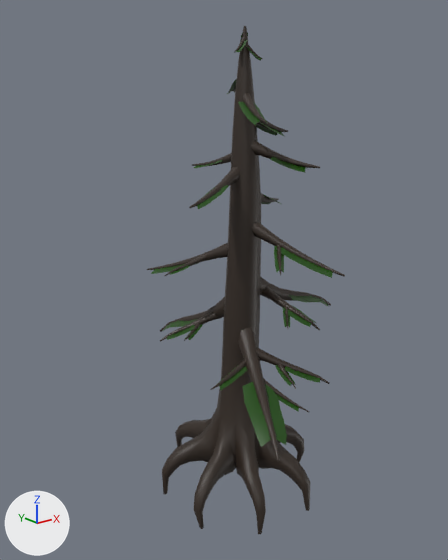
The FBX model workers/unity/Assets/3D/Environment/Trees/FirHealthy.fbx, before and after one commit.
The view is the same before and after, from a 50 mm lens placed at (-4.66, -5.48, 4.72), pointed at (-0.14, 0.17, 2.46). Arrows for +X, +Y and +Z are at lower left; the lights stay in place. Where no turn or scale is listed for an object, it has been applied to the vertices.

Objects in the first picture: 'mTreeHealthy'.
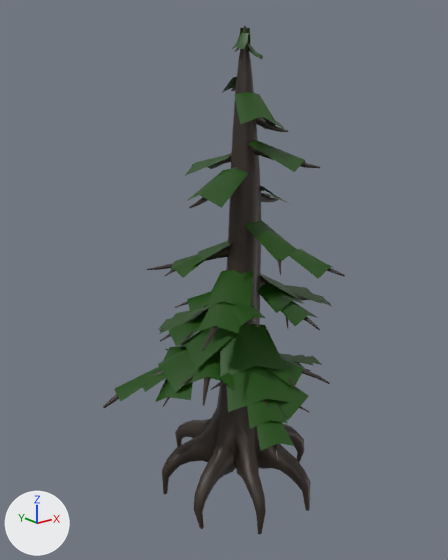
Where the newer file only moved an object's origin or applied its transform, the numbers keep the older frame.

Where the change shows, as pixel boxes [x1, y1, x2, y2] in the pictures (448 x 560 px):
'mTreeHealthy', reshaped (22% wider)
    before: [146, 26, 345, 534]
    after: [103, 26, 345, 534]
part 1 of me_mesh, rebuilt
    before: [227, 80, 236, 94]
    after: [222, 77, 237, 92]
part 2 of me_mesh, rebuilt
    before: [246, 46, 261, 61]
    after: [248, 44, 263, 59]
part 3 of me_mesh, rebuilt (29% wider, 21% taller)
    before: [234, 40, 247, 53]
    after: [232, 33, 249, 49]
part 4 of me_mesh, rebuilt
    before: [151, 263, 198, 274]
    after: [170, 254, 197, 271]
part 5 of me_mesh, rebuilt
    before: [243, 382, 287, 447]
    after: [247, 399, 288, 428]
part 6 of me_mesh, rebuilt
    before: [275, 246, 333, 278]
    after: [288, 249, 332, 279]
part 7 of me_mesh, rebuilt (48% wider, 30% taller)
    before: [261, 195, 281, 204]
    after: [262, 193, 292, 205]
part 8 of me_mesh, rebuilt
    before: [238, 102, 268, 125]
    after: [234, 92, 277, 124]
part 9 of me_mesh, rebuilt
    before: [256, 122, 284, 136]
    after: [262, 117, 286, 131]
part 10 of me_mesh, rebuilt
    before: [289, 295, 328, 306]
    after: [312, 293, 332, 307]
part 11 of me_mesh, rebuilt
    before: [275, 393, 299, 412]
    after: [270, 375, 308, 421]
part 12 of me_mesh, rebuilt
    before: [163, 319, 197, 331]
    after: [158, 318, 172, 330]
part 13 of me_mesh, rebuilt
    before: [282, 305, 316, 327]
    after: [280, 301, 318, 326]
part 14 of me_mesh, rebuilt
    before: [219, 365, 247, 390]
    after: [210, 372, 235, 391]
part 15 of me_mesh, deleted
    before: [167, 157, 320, 386]
part 16 of me_mesh, built on
    before: [283, 307, 290, 327]
    after: [103, 140, 322, 451]
part 17 of me_mesh, cut back
    after: [240, 28, 250, 44]

The change, as a list of edits to the scene's bpy script:
```text
Change me_mesh:
    remove me_mesh.from_pydata(...)  # 2239 vertices, 1988 faces; spans x -0.99..1.68, y -1.52..1.58, z -0.49..5.33
    add me_mesh.from_pydata(...)  # 2594 vertices, 2348 faces; spans x -1.65..1.68, y -1.52..1.58, z -0.49..5.33
    me_mesh part 1: the loose piece of 21 vertices spanning x -0.05..0.22, y 0.01..0.43, z 4.62..4.83 is rebuilt with 6 vertices and now spans x -0.06..0.3, y 0.04..0.42, z 4.63..4.82
    me_mesh part 2: the loose piece of 21 vertices spanning x -0.01..0.16, y -0.15..0.03, z 4.98..5.15 is rebuilt with 9 vertices and now spans x -0.01..0.19, y -0.19..0.01, z 4.99..5.15
    me_mesh part 3: the loose piece of 21 vertices spanning x -0.16..0.01, y -0.07..0.03, z 5.05..5.21 is rebuilt with 9 vertices and now spans x -0.14..0.01, y -0.1..0.06, z 5.09..5.26
    me_mesh part 4: the loose piece of 18 vertices spanning x -0.62..-0.12, y 0.44..1.16, z 2.41..2.7 is rebuilt with 6 vertices and now spans x -0.6..-0.04, y 0.35..0.9, z 2.49..2.77
    me_mesh part 5: the loose piece of 18 vertices spanning x -0.81..-0.18, y -1.42..-0.58, z 1.11..1.5 is rebuilt with 6 vertices and now spans x -0.79..-0.3, y -1.27..-0.76, z 1.23..1.44
    me_mesh part 6: the loose piece of 18 vertices spanning x 0.05..0.46, y -1.17..-0.43, z 2.72..3.01 is rebuilt with 6 vertices and now spans x 0.06..0.56, y -1.12..-0.61, z 2.73..2.96
    me_mesh part 7: the loose piece of 18 vertices spanning x 0.49..1.07, y 0.15..0.6, z 3.2..3.42 is rebuilt with 6 vertices and now spans x 0.43..1.16, y 0.12..0.8, z 3.2..3.44
    me_mesh part 8: the loose piece of 18 vertices spanning x -0.24..0.08, y -0.52..-0.02, z 4.32..4.6 is rebuilt with 6 vertices and now spans x -0.34..0.12, y -0.49..-0.02, z 4.33..4.65
    me_mesh part 9: the loose piece of 18 vertices spanning x 0.02..0.55, y -0.15..0.13, z 4.15..4.46 is rebuilt with 6 vertices and now spans x 0.05..0.52, y -0.25..0.16, z 4.21..4.48
    me_mesh part 10: the loose piece of 18 vertices spanning x 0.75..1.52, y -0.16..0.25, z 1.81..2.16 is rebuilt with 6 vertices and now spans x 1.11..1.53, y -0.16..0.27, z 1.83..2.09
    me_mesh part 11: the loose piece of 18 vertices spanning x -0.32..-0.02, y -1.13..-0.6, z 1.21..1.48 is rebuilt with 6 vertices and now spans x -0.37..0.18, y -1.15..-0.69, z 1.17..1.51
    me_mesh part 12: the loose piece of 18 vertices spanning x -0.31..0.1, y 0.66..1.42, z 1.42..1.84 is rebuilt with 6 vertices and now spans x -0.38..0.05, y 0.99..1.43, z 1.49..1.74
    me_mesh part 13: the loose piece of 18 vertices spanning x 0.3..0.53, y -0.8..-0.37, z 2.01..2.18 is rebuilt with 6 vertices and now spans x 0.18..0.66, y -0.75..-0.32, z 2.02..2.24
    me_mesh part 14: the loose piece of 18 vertices spanning x -0.73..-0.18, y -0.49..-0.29, z 1.41..1.62 is rebuilt with 6 vertices and now spans x -0.68..-0.25, y -0.67..-0.18, z 1.41..1.62
    me_mesh part 15: 13 loose pieces with 237 vertices, spanning x -0.81..0.97, y -1.03..1.01, z 1.39..3.98, are deleted
    me_mesh part 16: 1 vertex moved within x 0.21, y -0.58, z 2.05; 18 vertices removed from x 0.15..0.42, y -0.65..-0.35, z 2.0..2.17; 793 vertices added at x -1.65..1.68, y -1.51..1.18, z 0.0..4.14
    me_mesh part 17: 1 vertex moved within x 0.04, y 0.07, z 5.17; 21 vertices removed from x -0.02..0.07, y -0.02..0.1, z 5.12..5.28; 9 vertices added at x -0.03..0.12, y -0.02..0.1, z 5.13..5.32
    add me_mesh.materials.append(mat_lambert1)  # beige #b7ae7c
```
